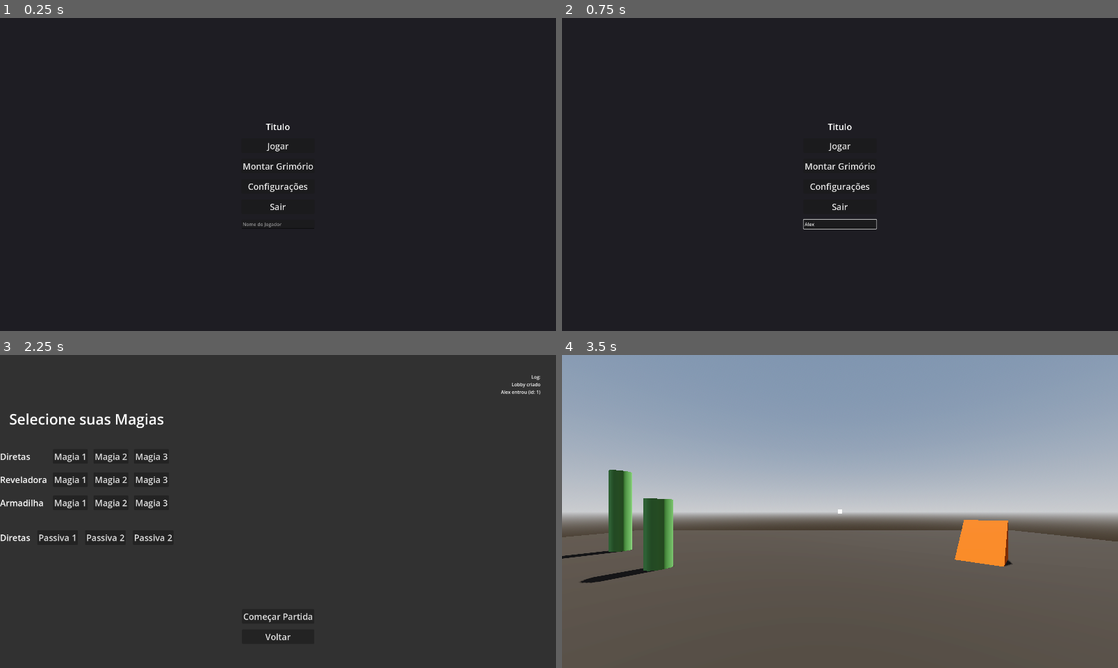
Above: before the commit, frames 1-4 (two rows, left to right).
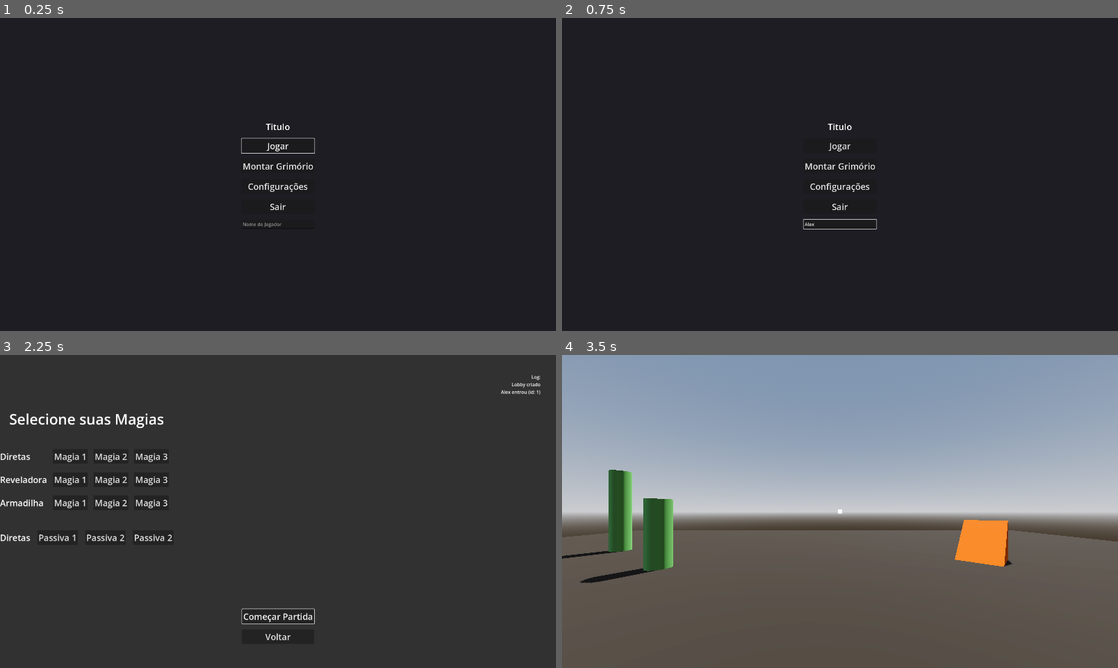
Above: after the commit, the same moments.

Repository: Isaaa43/Saudavel-e-Balanceado
Game: Godot game, scene res://cenas/main_game.tscn
Same seed, same stepped clock (60 frames per second), same inputs: the game is played once before the commit and once after it.
Inputs (mouse positions are in pixels of both pictures, inside the frame that each line leads up to):
- Up to frame 1 (0.25 s): no input
- Up to frame 2 (0.75 s): click (840, 224) at 0.52 s; type "Alex" at 0.6 s
- Up to frame 3 (2.25 s): click "Jogar" at 1.25 s; click "Host" at 2 s
- Up to frame 4 (3.5 s): click "Começar Partida" at 2.75 s

The runs differ from the first frame. In frame 1, 0.1% of the frame differs, in the area x 43-57%, y 38-44%; in frame 2, nothing differs; in frame 3, 0.1%, in the area x 43-57%, y 80-86%; in frame 4, nothing differs.

Commit message:
Adicionado controles de gamepad

Diff:
--- a/luta-magos/project.godot
+++ b/luta-magos/project.godot
@@ -51,44 +51,80 @@
 
 [input]
 
+ui_accept={
+"deadzone": 0.5,
+"events": [Object(InputEventKey,"resource_local_to_scene":false,"resource_name":"","device":0,"window_id":0,"alt_pressed":false,"shift_pressed":false,"ctrl_pressed":false,"meta_pressed":false,"pressed":false,"keycode":4194309,"physical_keycode":0,"key_label":0,"unicode":0,"location":0,"echo":false,"script":null)
+, Object(InputEventKey,"resource_local_to_scene":false,"resource_name":"","device":0,"window_id":0,"alt_pressed":false,"shift_pressed":false,"ctrl_pressed":false,"meta_pressed":false,"pressed":false,"keycode":4194310,"physical_keycode":0,"key_label":0,"unicode":0,"location":0,"echo":false,"script":null)
+, Object(InputEventKey,"resource_local_to_scene":false,"resource_name":"","device":0,"window_id":0,"alt_pressed":false,"shift_pressed":false,"ctrl_pressed":false,"meta_pressed":false,"pressed":false,"keycode":32,"physical_keycode":0,"key_label":0,"unicode":32,"location":0,"echo":false,"script":null)
+, Object(InputEventJoypadButton,"resource_local_to_scene":false,"resource_name":"","device":-1,"button_index":0,"pressure":0.0,"pressed":true,"script":null)
+]
+}
 frente={
 "deadzone": 0.2,
 "events": [Object(InputEventKey,"resource_local_to_scene":false,"resource_name":"","device":-1,"window_id":0,"alt_press …(192 unchanged characters)…
+, Object(InputEventJoypadMotion,"resource_local_to_scene":false,"resource_name":"","device":-1,"axis":1,"axis_value":-1.0,"script":null)
 ]
 }
 tras={
 "deadzone": 0.2,
 "events": [Object(InputEventKey,"resource_local_to_scene":false,"resource_name":"","device":-1,"window_id":0,"alt_press …(192 unchanged characters)…
+, Object(InputEventJoypadMotion,"resource_local_to_scene":false,"resource_name":"","device":-1,"axis":1,"axis_value":1.0,"script":null)
 ]
 }
 esquerda={
 "deadzone": 0.2,
 "events": [Object(InputEventKey,"resource_local_to_scene":false,"resource_name":"","device":-1,"window_id":0,"alt_press …(191 unchanged characters)…
+, Object(InputEventJoypadMotion,"resource_local_to_scene":false,"resource_name":"","device":-1,"axis":0,"axis_value":-1.0,"script":null)
 ]
 }
 direita={
 "deadzone": 0.2,
 "events": [Object(InputEventKey,"resource_local_to_scene":false,"resource_name":"","device":-1,"window_id":0,"alt_press …(192 unchanged characters)…
+, Object(InputEventJoypadMotion,"resource_local_to_scene":false,"resource_name":"","device":-1,"axis":0,"axis_value":1.0,"script":null)
 ]
 }
 pular={
 "deadzone": 0.2,
 "events": [Object(InputEventKey,"resource_local_to_scene":false,"resource_name":"","device":-1,"window_id":0,"alt_press …(191 unchanged characters)…
+, Object(InputEventJoypadButton,"resource_local_to_scene":false,"resource_name":"","device":-1,"button_index":0,"pressure":0.0,"pressed":true,"script":null)
 ]
 }
 acao={
 "deadzone": 0.2,
 "events": [Object(InputEventMouseButton,"resource_local_to_scene":false,"resource_name":"","device":-1,"window_id":0,"a …(253 unchanged characters)…
+, Object(InputEventJoypadButton,"resource_local_to_scene":false,"resource_name":"","device":-1,"button_index":10,"pressure":0.0,"pressed":true,"script":null)
 ]
 }
 acao_2={
 "deadzone": 0.2,
 "events": [Object(InputEventMouseButton,"resource_local_to_scene":false,"resource_name":"","device":-1,"window_id":0,"a …(253 unchanged characters)…
+, Object(InputEventJoypadButton,"resource_local_to_scene":false,"resource_name":"","device":-1,"button_index":9,"pressure":0.0,"pressed":true,"script":null)
 ]
 }
 debug={
 "deadzone": 0.2,
 "events": [Object(InputEventKey,"resource_local_to_scene":false,"resource_name":"","device":-1,"window_id":0,"alt_press …(192 unchanged characters)…
+, Object(InputEventJoypadButton,"resource_local_to_scene":false,"resource_name":"","device":-1,"button_index":4,"pressure":0.0,"pressed":true,"script":null)
+]
+}
+olhar_cima={
+"deadzone": 0.2,
+"events": [Object(InputEventJoypadMotion,"resource_local_to_scene":false,"resource_name":"","device":-1,"axis":3,"axis_value":-1.0,"script":null)
+]
+}
+olhar_baixo={
+"deadzone": 0.2,
+"events": [Object(InputEventJoypadMotion,"resource_local_to_scene":false,"resource_name":"","device":-1,"axis":3,"axis_value":1.0,"script":null)
+]
+}
+olhar_esquerda={
+"deadzone": 0.2,
+"events": [Object(InputEventJoypadMotion,"resource_local_to_scene":false,"resource_name":"","device":-1,"axis":2,"axis_value":-1.0,"script":null)
+]
+}
+olhar_direita={
+"deadzone": 0.2,
+"events": [Object(InputEventJoypadMotion,"resource_local_to_scene":false,"resource_name":"","device":-1,"axis":2,"axis_value":1.0,"script":null)
 ]
 }
 
--- a/luta-magos/scripts/game/characters/camera.gd
+++ b/luta-magos/scripts/game/characters/camera.gd
@@ -4,8 +4,15 @@
 @export var cabeca : Node3D
 
 var mouse_sensitivity := 0.005
+var controller_sensitivity := 5.0
+
+var has_controller : bool = false
 
 func start() -> void:
+	# TODO: verificar isso
+	has_controller = Input.get_connected_joypads().size() > 0
+	set_process(has_controller)
+
 	make_current()
 
 	# TODO: garantir que isso esta habilitado isso na build final
@@ -23,6 +30,21 @@
 		var cabeca_rot = remap(rotation.x, -PI/2, PI/2, -PI/4, PI/4)
 		cabeca.rotation.x = cabeca_rot
 
+
+func _process(delta):
+	# Get vector from the right analog stick
+	var look_input = Input.get_vector("olhar_esquerda", "olhar_direita", "olhar_cima", "olhar_baixo")
+
+	if look_input.length() > 0.1: # Small deadzone check
+		# Rotate horizontally (around Y axis)
+		jogador.rotate_y(-look_input.x * controller_sensitivity * delta)
+		# Rotate vertically (around local X axis)
+		rotate_x(-look_input.y * controller_sensitivity * delta)
+		rotation.x = clamp(rotation.x, -PI/2, PI/2)
+		# rodar a cabeca
+		var cabeca_rot = remap(rotation.x, -PI/2, PI/2, -PI/4, PI/4)
+		cabeca.rotation.x = cabeca_rot
+
 func _input(event):
 	# esc para sair do capture
 	if event.is_action_pressed("ui_cancel"):
--- a/luta-magos/scripts/menus/menu_inicial.gd
+++ b/luta-magos/scripts/menus/menu_inicial.gd
@@ -12,10 +12,15 @@
 	panel_jogar.hide()
 	# TODO: criar loading
 	Network.client_connection_failed.connect(_habilitar_button_join.bind(true))
+	# TODO:
+	$UI/VBoxContainer/ButtonJogar.grab_focus()
+
 
 func _on_button_jogar_pressed() -> void:
 	panel_jogar.show()
 	ui.hide()
+	# TODO:
+	button_join.grab_focus()
 	# pegar nome
 	var nome_jog := line_edit_nome_jogador.text
 	if nome_jog.length() < 2:
--- a/luta-magos/scripts/menus/menu_partida.gd
+++ b/luta-magos/scripts/menus/menu_partida.gd
@@ -22,6 +22,9 @@
 	label_log.text += '\n' + txt
 
 func _ready() -> void:
+	# TODO:
+	button_comecar.grab_focus()
+
 	# TODO: mudar isso
 	LogsAdm.update_conexao_texto.connect(add_log)
 
